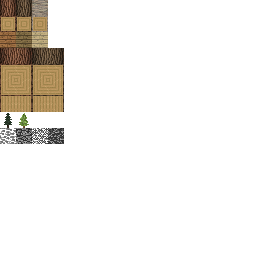
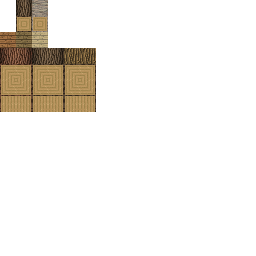
Comparing the layer stacks of the two 256px x 256px images. Changes:
added group "Oak" (1st of 2) with 3 layers above "Redwood" over bbox(64, 48, 96, 112)
added layer "Oak Bark" in group "Oak" over bbox(64, 48, 96, 64)
added layer "Oak" (2nd of 2, in "Oak") in group "Oak" over bbox(64, 48, 96, 112)
removed layer "Redwood" (2nd of 2, in "Redwood") from group "Redwood" over bbox(0, 0, 16, 16)
removed layer "Redwood Top" from group "Redwood" over bbox(0, 16, 16, 32)
removed layer "Redwood Sapling" from group "Redwood" over bbox(19, 113, 29, 128)
removed layer "Fir Sapling" from group "Fir" over bbox(4, 113, 12, 128)
removed layer "Layer 4" from group "Acacia" over bbox(0, 128, 64, 144)
